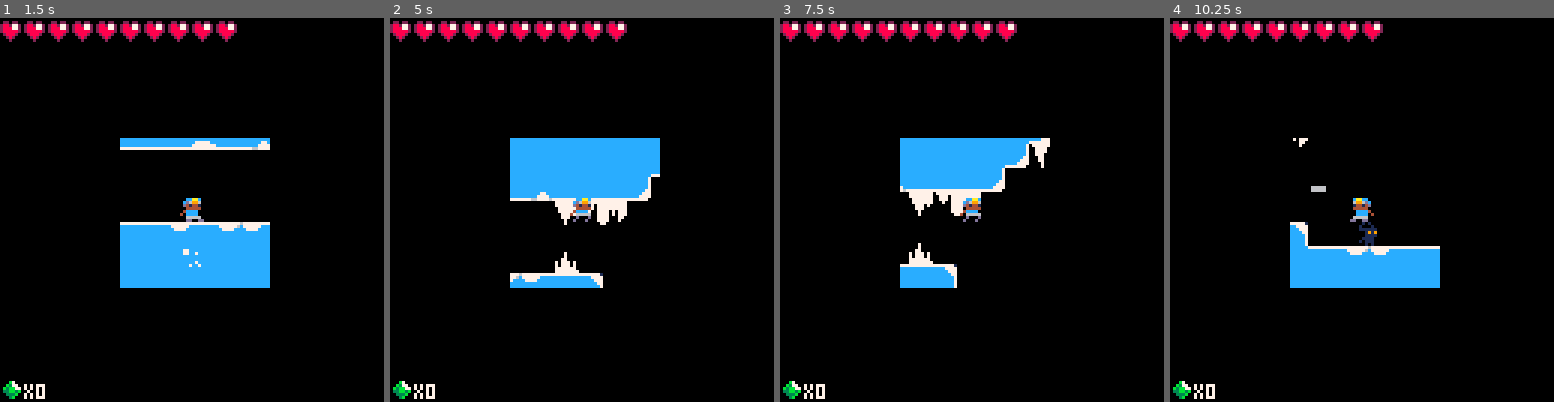
Above: before the commit, frames 1-4 (left to right).
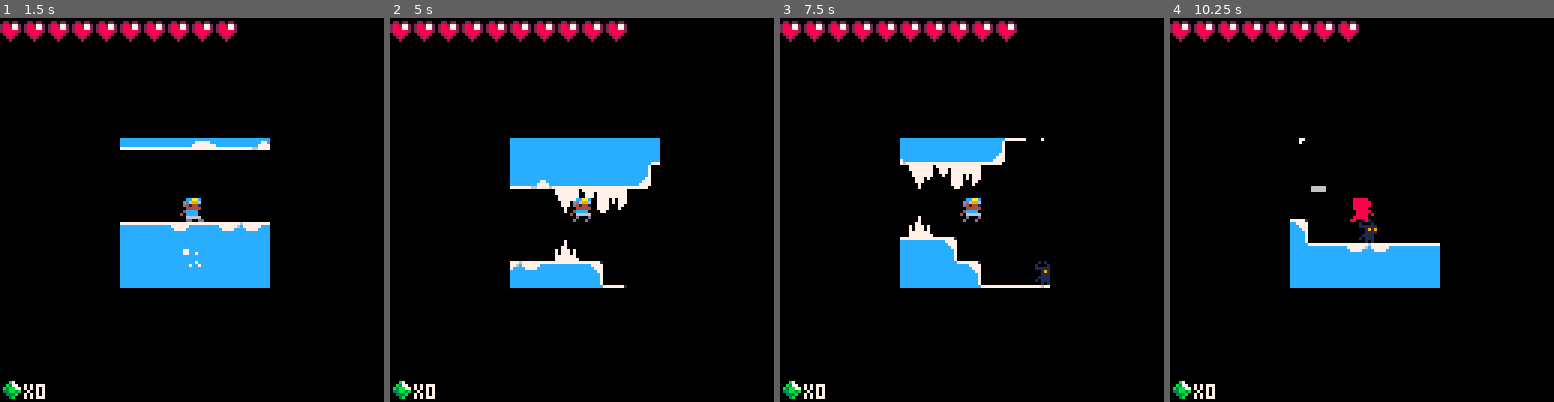
Above: after the commit, the same moments.

Repository: kygetta/Diver
Game: PICO-8 cartridge demo_2.p8
The game is run twice, just before and just after one commit, with the same random seed, the same clock (stepped at 60 frames per second) and the same inputs.
Inputs:
- Up to frame 1 (1.5 s): tap X (X key) at 0.33, 1.07 s; tap O (Z key) at 0.7 s
- Up to frame 2 (5 s): hold Right 1.6-2.1 s; tap O (Z key) every 0.4 s from 1.7 to 4.9 s; tap X (X key) at 1.85, 2.97, 4.08 s; hold Up 2.15-2.42 s; hold Right 2.47-3.03 s; hold Left 3.08-3.58 s; hold Down 3.63-3.97 s; hold Right 4.02-4.68 s; hold Up from 4.73 s (still down)
- Up to frame 3 (7.5 s): release Up at 5.03 s; hold Left 5.08-5.68 s; tap X (X key) at 5.2, 6.32, 7.43 s; tap O (Z key) every 0.4 s from 5.3 to 7.3 s; hold Down 5.73-6.03 s; hold Right 6.08-6.58 s; hold Right 6.63-7.13 s; hold Up 7.18-7.45 s
- Up to frame 4 (10.25 s): hold Right 7.5-8.07 s; tap O (Z key) every 0.4 s from 7.7 to 10.1 s; hold Left 8.12-8.62 s; tap X (X key) at 8.55, 9.67 s; hold Down 8.67-9 s; hold Right 9.05-9.72 s; hold Up 9.77-10.07 s; hold Left from 10.12 s (still down)

Frame 1 is identical in both runs. In frame 2, 3.2% of the frame differs, in the area x 31-71%, y 37-71%; in frame 3, 5.6%, in the area x 31-71%, y 31-71%; in frame 4, 1.2%.

Commit message:
Update demo_2.p8

Diff:
--- a/demo_2.p8
+++ b/demo_2.p8
@@ -119,6 +119,40 @@
 
 end --end of draw_health
 
+-->8
+--enemy damage
+function handle_grapple_enemy_collision()
+    if hook_launched then
+        local dx = rope_end_x - hook_x
+        local dy = rope_end_y - hook_y
+        local distance = sqrt(dx * dx + dy * dy)
+
+        if distance > 1 then
+            local hook_direction_x = dx / distance
+            local hook_direction_y = dy / distance
+
+            for i = 1, 10 do  -- Assuming 10 segments, adjust as needed
+                local segment_x = hook_x + i * (dx / 10)
+                local segment_y = hook_y + i * (dy / 10)
+
+                -- Check for collision with the enemy
+                if damage_grapple_collision(segment_x, segment_y, 6) then
+                    ene.hp = max(0, ene.hp - 1)  -- Reduce enemy health by 1
+
+                    if ene.hp == 0 then
+                        ene.s = 0  -- Set the enemy sprite to 0 or any other value to indicate disappearance
+                    end
+
+                    hook_launched = false
+                    print("Enemy hit!")  -- Add this line to print when the enemy is hit
+                    break  -- Stop checking further segments if there's a collision
+                end
+            end
+        else
+            hook_launched = false
+        end
+    end
+end
 
 -- draws the gem count
 -- on the bottom of the screen
@@ -241,7 +275,16 @@
 	return false
 end -- end of enemy_collision
 
-
+-->8
+--enemy damage collision
+function damage_grapple_collision(x, y, f)
+    local tile_x = flr(x / 8)
+    local tile_y = flr(y / 8)
+    if fget(mget(tile_x, tile_y), f) then
+		return true --collision detected
+	end
+	return false
+end
 
 
 
@@ -263,7 +306,7 @@
  local tile_down = mget(tile_x, tile_y + 1)
 
  -- check if the current tile or any adjacent tile has the specified flag (4 in this case)
- if fget(tile_left, f) or fget(tile_right, f)  then
+ if fget(tile_left, f) or fget(tile_right, f) or fget(tile_up, f)  then
   return true -- collision detected
  end
 
@@ -373,6 +416,18 @@
 		  local segment_x = hook_x + i * segment_length_x
 		  local segment_y = hook_y + i * segment_length_y
 
+		-- Check for collision with the enemy
+		  if damage_grapple_collision(segment_x, segment_y, 6) then
+			ene.hp = max(0, ene.hp - 1)  -- Reduce enemy health by 1
+
+			if ene.hp == 0 then
+				ene.s = 0  -- Set the enemy sprite to 0 or any other value to indicate disappearance
+			end
+
+			hook_launched = false
+			print("Enemy hit!")  -- Add this line to print when the enemy is hit
+			break  -- Stop checking further segments if there's a collision
+		  end
 		  -- check for collision with flag 4 (ice tiles)
 		  if grapple_collision(segment_x, segment_y, 3) then
 		   p.x = hook_x
@@ -380,10 +435,29 @@
 		   break  -- stop the rope when it hits a flag 4 tile
 		  end
 
-					  --spr(49, segment_x, segment_y, 1, 1)
-		  spr(48, segment_x, segment_y, 1, 1) -- draw the rope segment
-		 end
-		 end
+		-- Assuming this is the line where you draw the rope segment
+			if i < num_segments then
+				-- Use sprite #48 for other segments
+				spr(48, segment_x, segment_y, 1, 1)
+			else
+
+					-- Use sprite #49 for other directions
+					if p.left then
+						-- Hook is moving left
+						spr(49, segment_x, segment_y, 1, 1, true)
+
+					elseif p.right then
+						-- Hook is moving right
+						spr(0, segment_x, segment_y, 1, 1, true)  -- Flip sprite for right
+
+					elseif p.up then
+						-- Hook is moving up
+						spr(50, segment_x, segment_y, 1, 1, true)
+					end
+
+				end
+	end
+end
 
 			//print debugging info
 			--print("x"..p.x)
